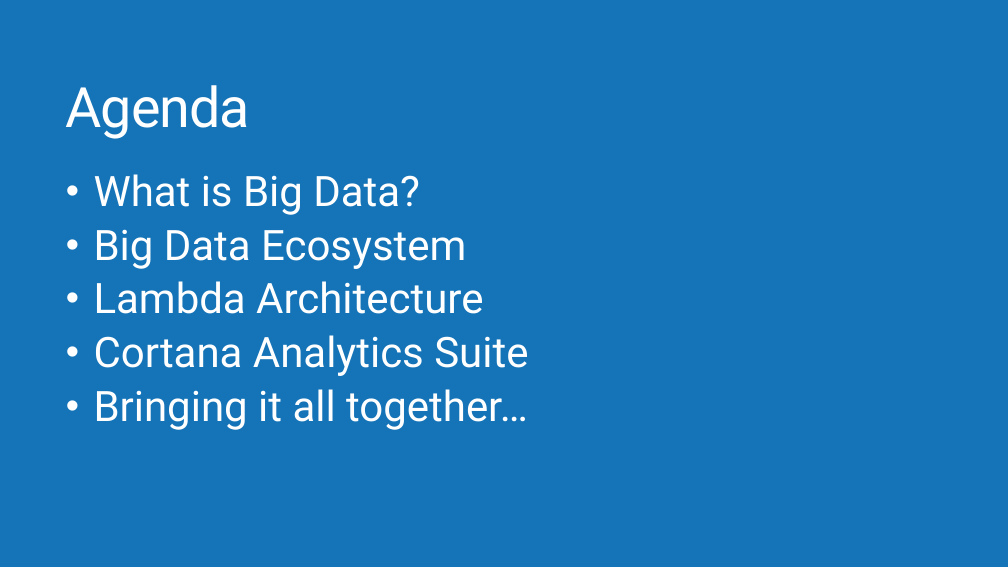
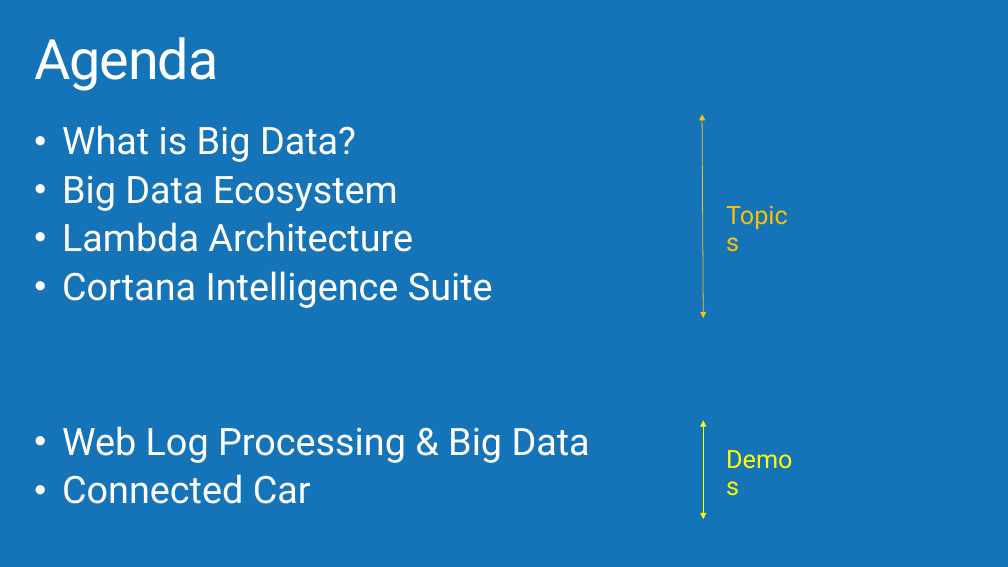
Before and after one commit to AzureCAT-GSI/Big-Data, a slide deck: slide 2 of Architecting Big Data Solutions.pptx. Drawn at 1008x567 pixels with LibreOffice and Linux fonts; fonts in the diff are those of the drawing; background and template pictures are left out. Boxes give left, top, right and bottom in pixels: in the first picture for what was removed or moved away, otherwise in the second. Text is boxed around its words. In the diff, an @@ line names an element or a change of style, - is before the commit and + after.

Commit message:
Formatted/Re-aligned Slides Across The Deck
- Reducing the no. of slides for intro and lambda architecture section
- Moving sections around to align better with the storyline

```diff
--- a/Architecting Big Data Solutions.pptx
+++ b/Architecting Big Data Solutions.pptx
@@ title "Agenda": place and size @@
-title "Agenda" at [66, 85, 250, 139]
+title "Agenda" at [34, 37, 218, 91]
@@ text "What is Big Data?": place and size @@
-text "What is Big Data?" at [94, 174, 528, 430]
+text "What is Big Data?" at [62, 125, 493, 308]
@@ double arrow added from (702, 114) to (703, 318), #FFC000 0.75 pt @@
@@ text at [62, 125, 413, 252]: size 40 to 36 pt in "What is Big Data?", "Big Data Ecosystem", "Lambda Architecture" @@
@@ text added at [711, 191, 811, 243], 24 pt, text #FFC000 @@
+Topics
@@ text at [62, 271, 493, 308]: text changed; size 40 to 36 pt @@
-• Cortana Analytics Suite
-• Bringing it all together…
+• Cortana Intelligence Suite
@@ text added at [62, 426, 590, 504], 36 pt, text #FFFFFF @@
+• Web Log Processing & Big Data
+• Connected Car
@@ double arrow added from (703, 420) to (703, 520), #FFFF00 0.75 pt @@
@@ text added at [711, 435, 820, 487], 24 pt, text #FFFF00 @@
+Demos
```
Also in this commit, not shown: 11 other slides changed, 1 slide added, 4 slides removed.
